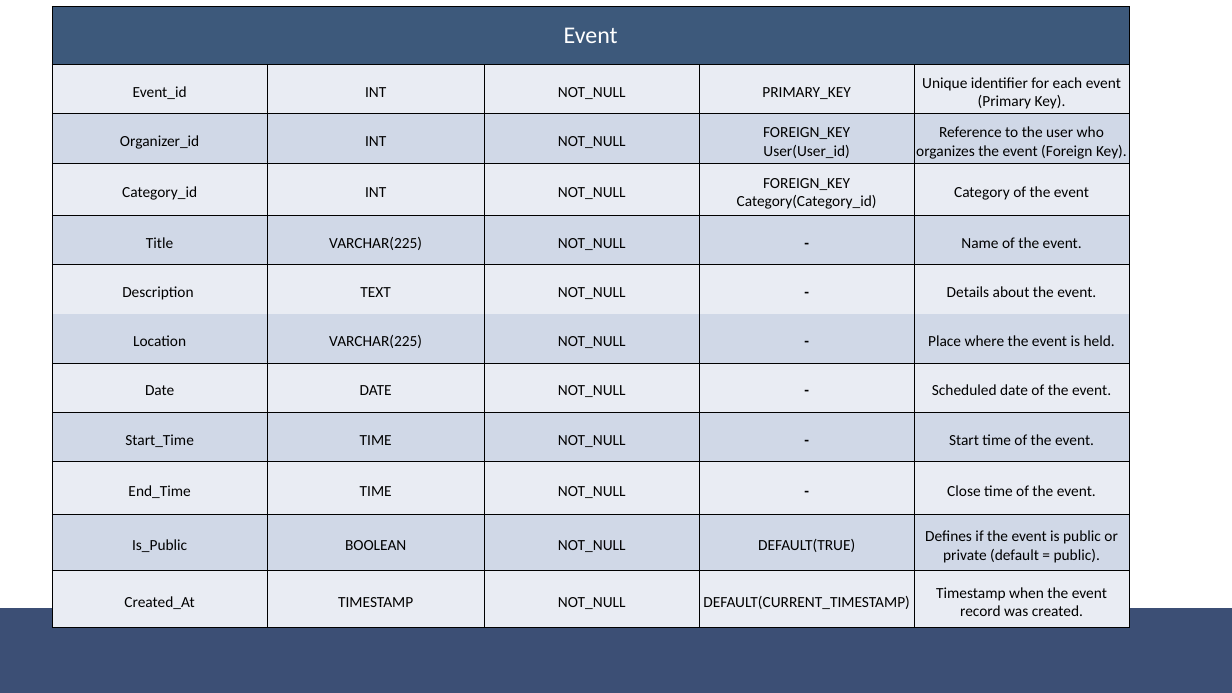
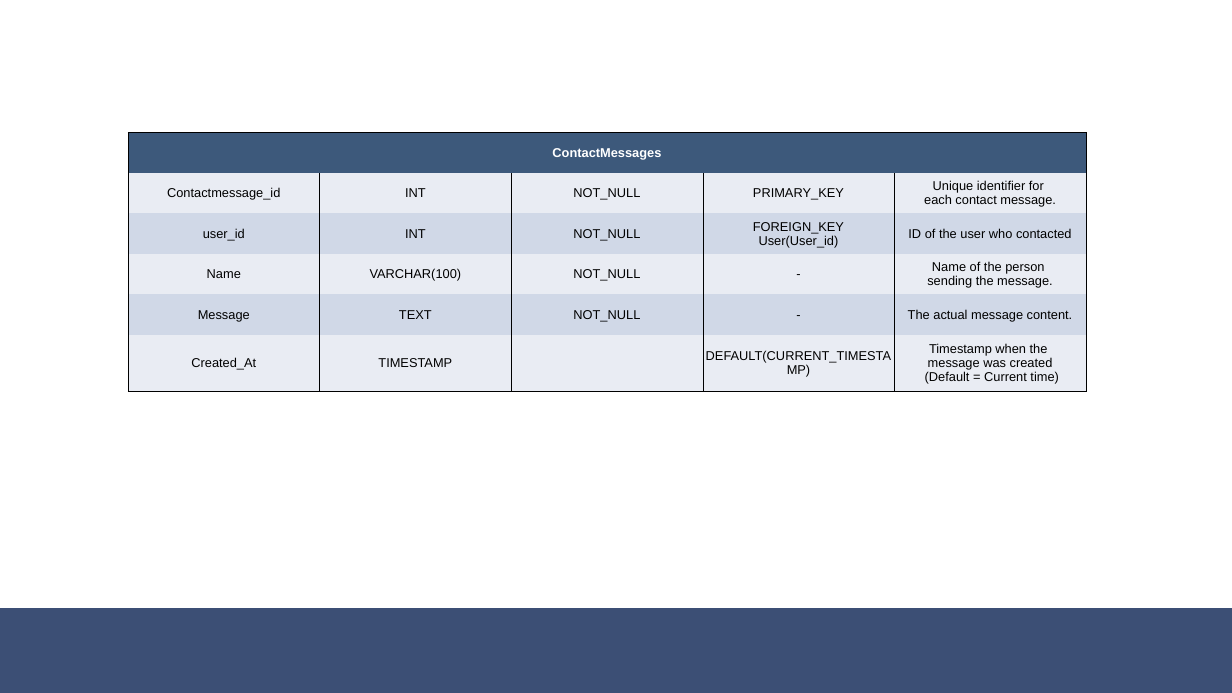
Before and after one commit to fahad-cpp/EventSync, a slide deck: slide 11 of Presentation/EventSync(Final Reporting).pptx. Drawn at 1232x693 pixels with LibreOffice and Linux fonts; fonts in the diff are those of the drawing. Boxes give left, top, right and bottom in pixels: in the first picture for what was removed or moved away, otherwise in the second. Text is boxed around its words. In the diff, an @@ line names an element or a change of style, - is before the commit and + after.

```diff
--- a/Presentation/EventSync(Final Reporting).pptx
+++ b/Presentation/EventSync(Final Reporting).pptx
@@ table at (x1=128, y1=132, x2=1086, y2=391) @@
-row 1: Event |  |  |  | 
-row 2: Event_id | INT | NOT_NULL | PRIMARY_KEY | Unique identifier for each event (Primary Key).
-row 3: Organizer_id | INT | NOT_NULL | FOREIGN_KEY / User(User_id) | Reference to the user who organizes the event (Foreign Key).
-row 4: Category_id | INT | NOT_NULL | FOREIGN_KEY / Category(Category_id) | Category of the event
-row 5: Title | VARCHAR(225) | NOT_NULL | - | Name of the event.
-row 6: Description | TEXT | NOT_NULL | - | Details about the event.
-row 7: Location | VARCHAR(225) | NOT_NULL | - | Place where the event is held.
-row 8: Date | DATE | NOT_NULL | - | Scheduled date of the event.
-row 9: Start_Time | TIME | NOT_NULL | - | Start time of the event.
-row 10: End_Time | TIME | NOT_NULL | - | Close time of the event.
-row 11: Is_Public | BOOLEAN | NOT_NULL | DEFAULT(TRUE) | Defines if the event is public or private (default = public).
-row 12: Created_At | TIMESTAMP | NOT_NULL | DEFAULT(CURRENT_TIMESTAMP) | Timestamp when the event record was created.
+row 1: ContactMessages |  |  |  | 
+row 2: Contactmessage_id | INT | NOT_NULL | PRIMARY_KEY | Unique identifier for / each contact message.
+row 3: user_id | INT | NOT_NULL | FOREIGN_KEY / User(User_id) | ID of the user who contacted
+row 4: Name | VARCHAR(100) | NOT_NULL | - | Name of the person / sending the message.
+row 5: Message | TEXT | NOT_NULL | - | The actual message content.
+row 6: Created_At | TIMESTAMP |  | DEFAULT(CURRENT_TIMESTAMP) | Timestamp when the / message was created / (Default = Current time)
@@ table resized from (x1=52, y1=6, x2=1130, y2=627) to (x1=128, y1=132, x2=1086, y2=391) @@
```
Also in this commit, not shown: 8 other slides changed, 2 slides added, 2 slides removed, 4 other files.
